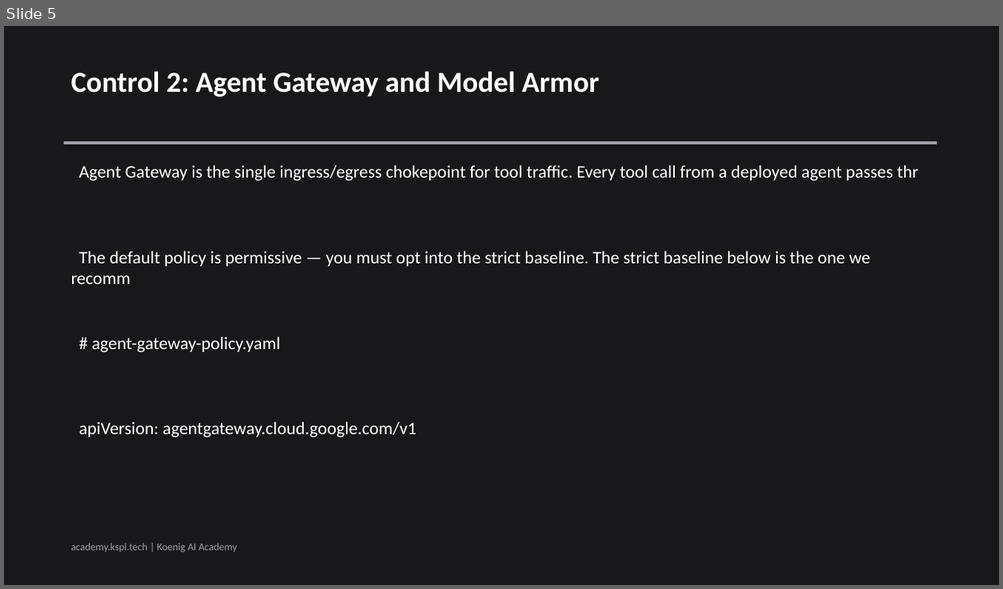
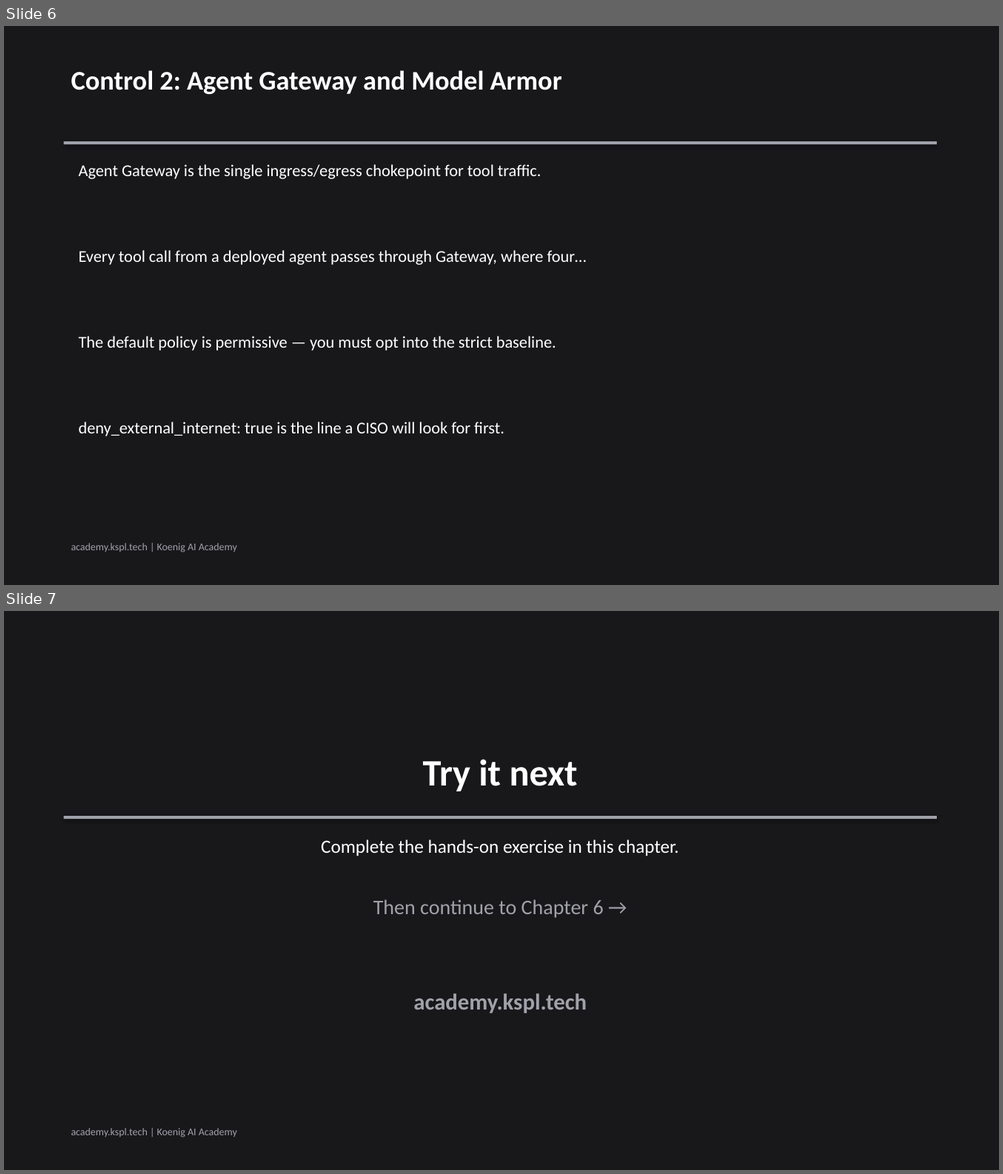
Before and after one commit to Koenig-Solutions-Private-Limited/koenig-ai-org, a slide deck: vault/courses/gemini-enterprise-agents/ch05-slides.pptx. Shown one above the other, each under a label of ours: slide 5 before the commit, slides 6 and 7 after it. The pictures are 1003x589 and 1003x1174 pixels, drawn with LibreOffice and Linux fonts; fonts in the diff are those of the drawing. Boxes give left, top, right and bottom in pixels: in the first picture for what was removed or moved away, otherwise in the second. Text is boxed around its words. In the diff, an @@ line names an element or a change of style, - is before the commit and + after.

```diff
--- a/vault/courses/gemini-enterprise-agents/ch05-slides.pptx
+++ b/vault/courses/gemini-enterprise-agents/ch05-slides.pptx
@@ slide 7 added at box(4, 611, 999, 1170), background #18181B @@
@@ text added at box(423, 759, 578, 792), 36 pt, text #FFFFFF, bold @@
+Try it next
@@ rectangle added at box(64, 816, 936, 819), fill #A1A1AA @@
@@ text added at box(321, 840, 678, 856), 18 pt, text #FFFFFF @@
+Complete the hands-on exercise in this chapter.
@@ text added at box(373, 900, 603, 918), 20 pt, text #A1A1AA @@
+Then continue to Chapter 6 →
@@ text added at box(413, 994, 586, 1014), 22 pt, text #A1A1AA, bold @@
+academy.kspl.tech
@@ text added at box(71, 1128, 237, 1138), 10 pt, text #A1A1AA @@
+academy.kspl.tech | Koenig AI Academy
@@ what was slide 5 is now slide 6 @@
@@ slide 6 changed as well @@
@@ text "Control 2: Agent Gateway and ..." at box(71, 70, 562, 94): size 28 to 26 pt @@
@@ text at box(79, 164, 540, 179): text changed; size 17 to 16 pt @@
-Agent Gateway is the single ingress/egress chokepoint for tool traffic. Every tool call from a deployed agent passes thr
+Agent Gateway is the single ingress/egress chokepoint for tool traffic.
@@ text at box(79, 250, 586, 265): text changed; size 17 to 16 pt @@
-The default policy is permissive — you must opt into the strict baseline. The strict baseline below is the one we recomm
+Every tool call from a deployed agent passes through Gateway, where four…
@@ text at box(79, 336, 556, 351): text changed; size 17 to 16 pt @@
-# agent-gateway-policy.yaml
+The default policy is permissive — you must opt into the strict baseline.
@@ text at box(79, 422, 504, 437): text changed; size 17 to 16 pt @@
-apiVersion: agentgateway.cloud.google.com/v1
+deny_external_internet: true is the line a CISO will look for first.
```
Also in this commit, not shown: 4 other slides changed, 1 other slide added, 2 slides removed, 2 other files.
